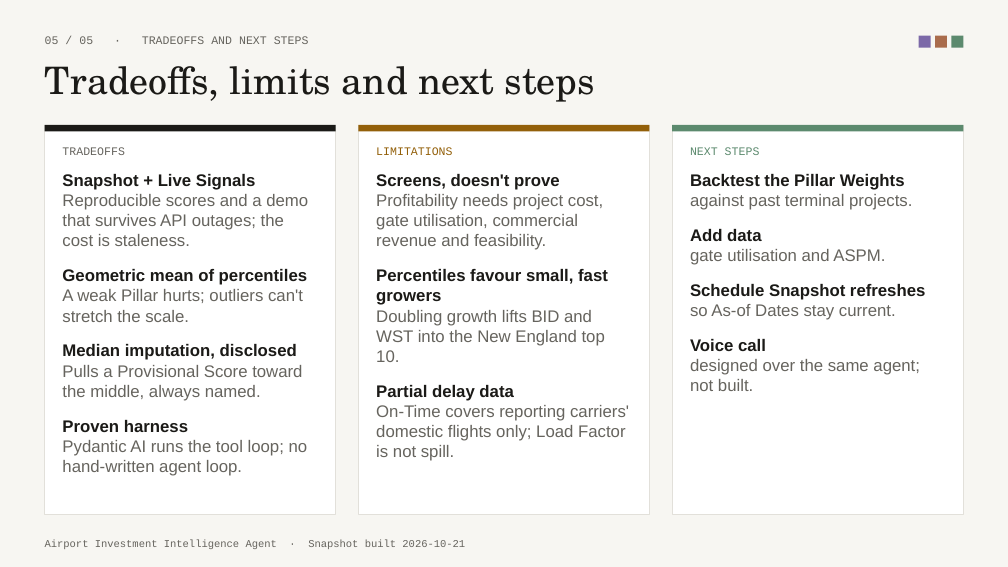
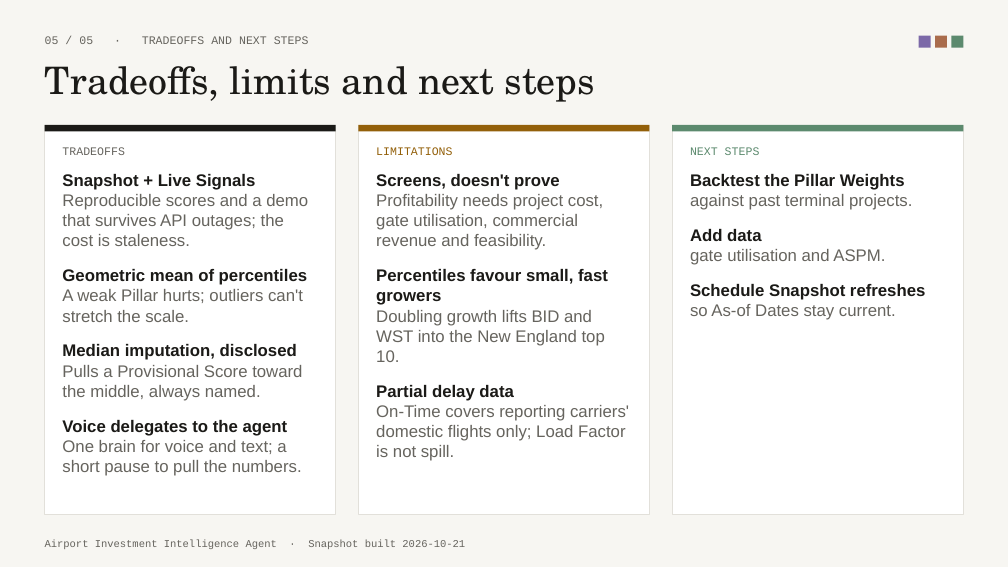
Before and after one commit to afek5/airport-investment-agent, a slide deck: slide 5 of docs/deck.pptx. Drawn at 1008x567 pixels with LibreOffice and Linux fonts; fonts in the diff are those of the drawing. Boxes give left, top, right and bottom in pixels: in the first picture for what was removed or moved away, otherwise in the second. Text is boxed around its words. In the diff, an @@ line names an element or a change of style, - is before the commit and + after.

```diff
--- a/docs/deck.pptx
+++ b/docs/deck.pptx
@@ text at [690, 339, 920, 391]: paragraphs removed @@
-Voice call
-designed over the same agent; not built.
@@ text at [62, 420, 302, 476]: text changed @@
-Proven harness
-Pydantic AI runs the tool loop; no hand-written agent loop.
+Voice delegates to the agent
+One brain for voice and text; a short pause to pull the numbers.
```
Also in this commit, not shown: 1 other slide changed, 1 other file.
